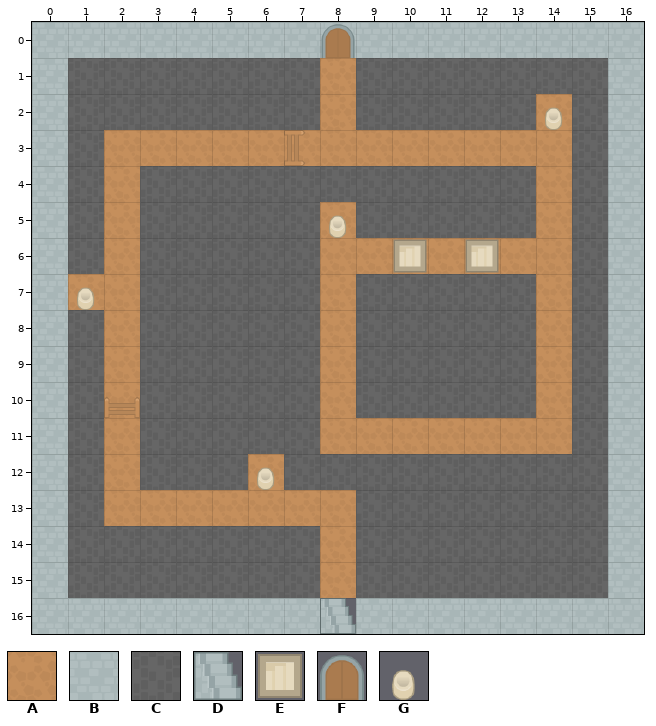
Tiled map, stored at android/assets/map3.tmx. Above, as it was before the edit.
Cells are 64x64 px. Shown: x 0..16, y 0..16.
Key: from "RPGpack_sheet": A 26, B 74, C 154, D 157 flipped on the other diagonal, E 167, F 219, G 248.
_ is an empty cell.
Layers that did not change in this view are not listed.
Layer "Walls" before, first column x 0:
 0 BBBBBBBB_BBBBBBBB
 1 BCCCCCCC_CCCCCCCB
 2 BCCCCCCC_CCCCC_CB
 3 BC_____________CB
 4 BC_CCCCCCCCCCC_CB
 5 BC_CCCCC_CCCCC_CB
 6 BC_CCCCC_______CB
 7 B__CCCCC_CCCCC_CB
 8 BC_CCCCC_CCCCC_CB
 9 BC_CCCCC_CCCCC_CB
10 BC_CCCCC_CCCCC_CB
11 BC_CCCCC_______CB
12 BC_CCC_CCCCCCCCCB
13 BC_______CCCCCCCB
14 BCCCCCCC_CCCCCCCB
15 BCCCCCCC_CCCCCCCB
16 BBBBBBBBDBBBBBBBB
Layer "Road" before, first column x 0:
 0 ________F________
 1 ________A________
 2 ________A_____A__
 3 __AAAAAAAAAAAAA__
 4 __A___________A__
 5 __A_____A_____A__
 6 __A_____AAAAAAA__
 7 _AA_____A_____A__
 8 __A_____A_____A__
 9 __A_____A_____A__
10 __A_____A_____A__
11 __A_____AAAAAAA__
12 __A___A__________
13 __AAAAAAA________
14 ________A________
15 ________A________
16 _________________
After:
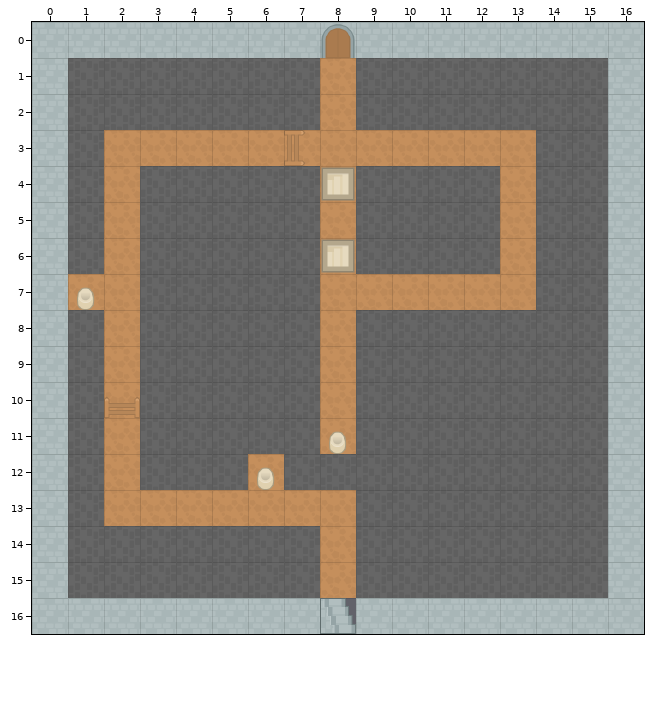
Change:
Changed rows in their new state; . is an unchanged cell.
Layer "Walls":
first column x 8:
 2 ......C
 3 ......C
 4 _...._C
 5 ....._C
 6 .CCCC.C
 7 ._____C
 8 ......C
 9 ......C
10 ......C
11 .CCCCCC
Layer "Road":
first column x 8:
 2 ......_
 3 ......_
 4 A....A_
 5 .....A_
 6 .____._
 7 .AAAAA_
 8 ......_
 9 ......_
10 ......_
11 .______
Layer "Keys":
first column x 8:
 2 ......_
 5 _......
first column x 8:
11 G
Layer "DownTrap":
first column x 8:
 4 E....
 6 E._._
Pixel boxes of the changes (left, top, right, bottom) in both pictures:
changed: (320, 94, 572, 454)
